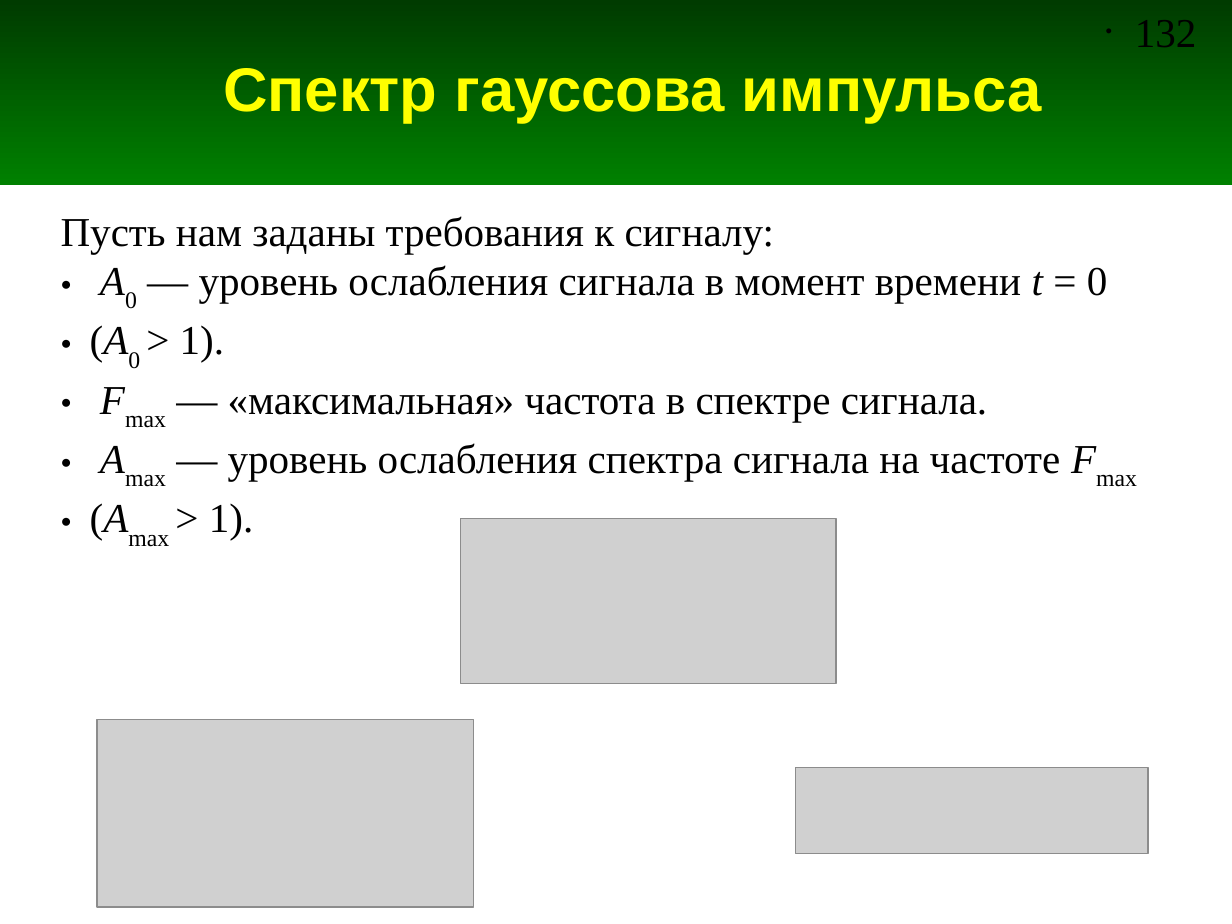
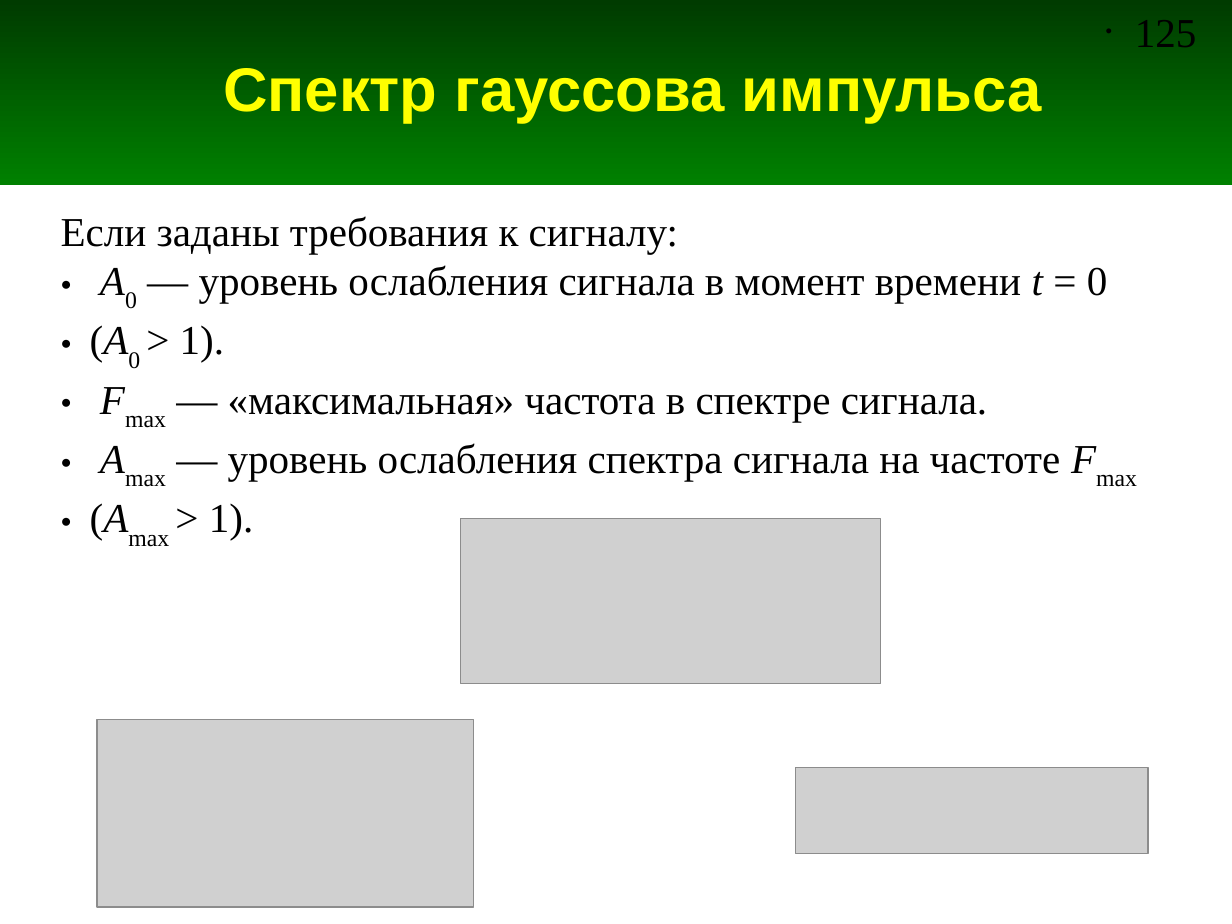
Before and after one commit to andris0147sv/modelling, a slide deck: slide 125 of presentations/2. FDTD.odp (slide 132 before the commit). Drawn at 1232x924 pixels with LibreOffice and Linux fonts; fonts in the diff are those of the drawing; grey boxes stand for pictures. Boxes give left, top, right and bottom in pixels: in the first picture for what was removed or moved away, otherwise in the second. Text is boxed around its words. In the diff, an @@ line names an element or a change of style, - is before the commit and + after.

```diff
--- a/presentations/2. FDTD.odp
+++ b/presentations/2. FDTD.odp
@@ page number at (x1=1135, y1=20, x2=1197, y2=47): text changed @@
-• 132
+• 125
@@ text at (x1=61, y1=216, x2=678, y2=253): text changed @@
-Пусть нам заданы требования к сигналу:
+Если заданы требования к сигналу:
@@ picture resized from (x1=461, y1=519, x2=837, y2=684) to (x1=461, y1=519, x2=881, y2=684) @@
```
Also in this commit, not shown: 10 other slides changed.
